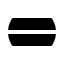
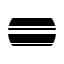
Layers edited between the first and the second w=64, h=64 image:
painted on "Layer 1" over [8, 26, 56, 44]
